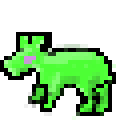
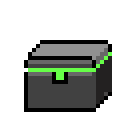
Layer changes from the first 128px x 128px image to the second:
added layer "ancient lockbox" above "gamma capybara" over [24, 40, 112, 112]
hid "gamma capybara" over [0, 32, 116, 120]
